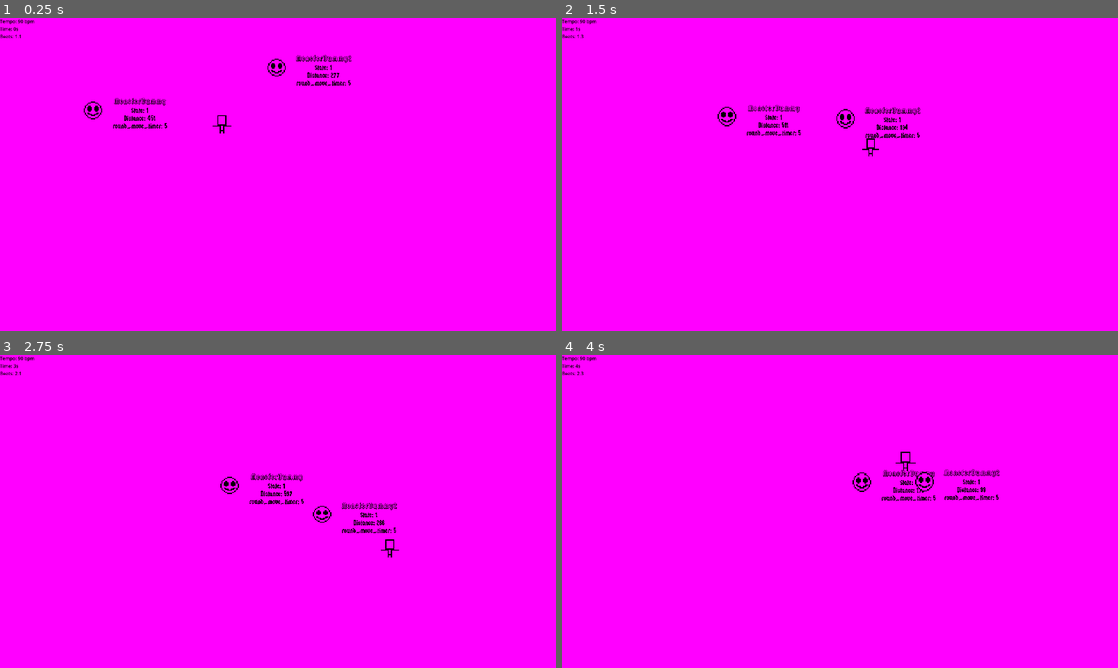
Above: before the commit, frames 1-4 (two rows, left to right).
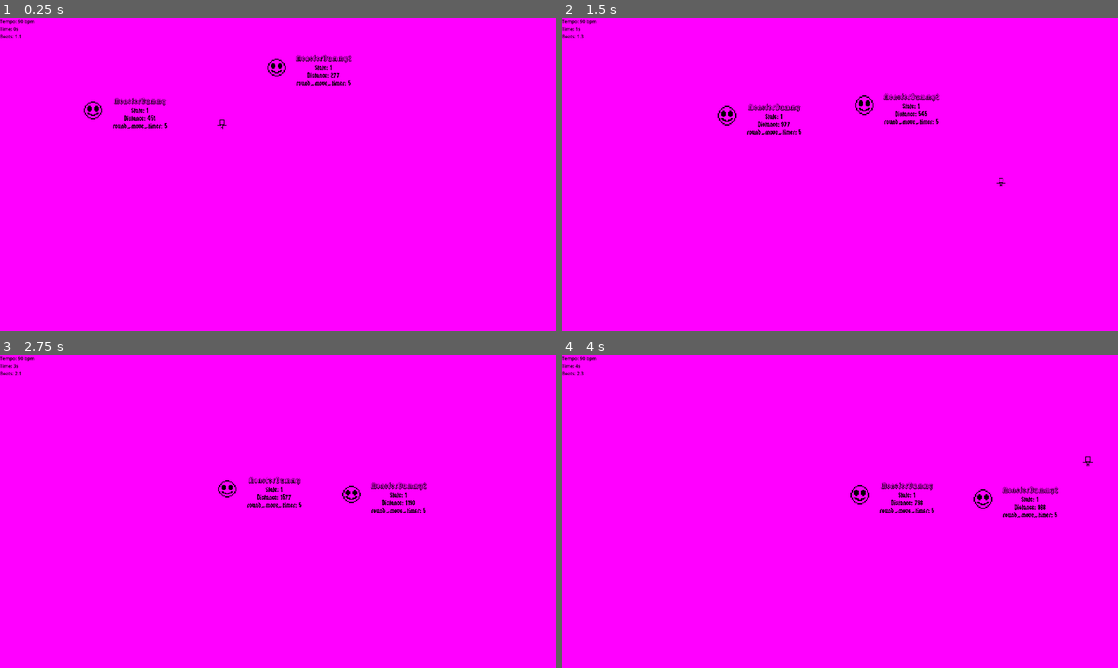
Above: after the commit, the same moments.

Repository: slost/1bj-hero-core
Game: Godot game, scene res://Scenes/Game/game.tscn
Two runs of this game, one before a commit and one after it. Both use one fixed random seed, a clock stepped at 60 frames per second and the inputs below.
Inputs:
- Up to frame 1 (0.25 s): no input
- Up to frame 2 (1.5 s): hold Right (move_right) 0.53-1.28 s; hold Down (move_down) from 1.28 s (still down)
- Up to frame 3 (2.75 s): release Down (move_down) at 2.03 s; hold Right (move_right) from 2.03 s (still down)
- Up to frame 4 (4 s): release Right (move_right) at 2.78 s; hold Up (move_up) 2.78-3.53 s; hold Left (move_left) from 3.53 s (still down)

The runs differ from the first frame. In frame 1, less than 0.1% of the frame differs, in the area x 38-42%, y 30-37%; in frame 2, 1.2%; in frame 3, 1.4%; in frame 4, 1.5%, in the area x 51-96%, y 30-52%.

Commit message:
Remove Player.stats node, and move stats to Player node

Diff:
--- a/Scenes/Character/player.gd
+++ b/Scenes/Character/player.gd
@@ -1,17 +1,20 @@
 extends CharacterBody2D
 
 # export
+@export var base_speed: int
+@export var size_scale: int
 @export var stats: Node
 @export var inv: Node
 
 # onready
-@onready var speed = stats.base_speed
+var speed: int
 
 
 # การควบคุม
 func get_input() -> void:
+	speed = ( base_speed * 100 * size_scale ) * 0.5
 	var input_direction = Input.get_vector("move_left", "move_right", "move_up", "move_down")
-	if !has_node("Inventory/FreeMovement"):
+	if not inv.has_node("FreeMovement"):
 		if abs(input_direction.x) > abs(input_direction.y):
 			input_direction.y = 0
 		else:
@@ -21,6 +24,5 @@
 
 func _physics_process(_delta) -> void:
 	get_input()
-	var size_scale = stats.size_scale
 	scale = Vector2(size_scale, size_scale)
 	move_and_slide()
--- a/Scenes/Character/player.tscn
+++ b/Scenes/Character/player.tscn
@@ -1,9 +1,8 @@
-[gd_scene load_steps=7 format=3 uid="uid://ckkkvld6onpug"]
+[gd_scene load_steps=6 format=3 uid="uid://ckkkvld6onpug"]
 
 [ext_resource type="Script" path="res://Scenes/Character/player.gd" id="1_wsl20"]
 [ext_resource type="Texture2D" uid="uid://8autg0sxkmyo" path="res://Assets/Sprites/dummy.png" id="2_eela0"]
 [ext_resource type="Shader" path="res://Shaders/bush_effect.gdshader" id="2_mppg4"]
-[ext_resource type="Script" path="res://Scenes/Character/stats.gd" id="3_6r3wu"]
 
 [sub_resource type="ShaderMaterial" id="ShaderMaterial_oh2ir"]
 shader = ExtResource("2_mppg4")
@@ -15,10 +14,11 @@
 
 [sub_resource type="CircleShape2D" id="CircleShape2D_bpa3k"]
 
-[node name="Player" type="CharacterBody2D" node_paths=PackedStringArray("stats", "inv")]
+[node name="Player" type="CharacterBody2D" node_paths=PackedStringArray("inv")]
 use_parent_material = true
 script = ExtResource("1_wsl20")
-stats = NodePath("Stats")
+base_speed = 10
+size_scale = 2
 inv = NodePath("Inventory")
 
 [node name="Sprite2D" type="Sprite2D" parent="."]
@@ -29,9 +29,8 @@
 visible = false
 shape = SubResource("CircleShape2D_bpa3k")
 
-[node name="Stats" type="Node" parent="."]
-script = ExtResource("3_6r3wu")
-
 [node name="Inventory" type="Node" parent="."]
 
 [node name="FreeMovement" type="Node" parent="Inventory"]
+
+[node name="SpeedBoot" type="Node" parent="Inventory"]
